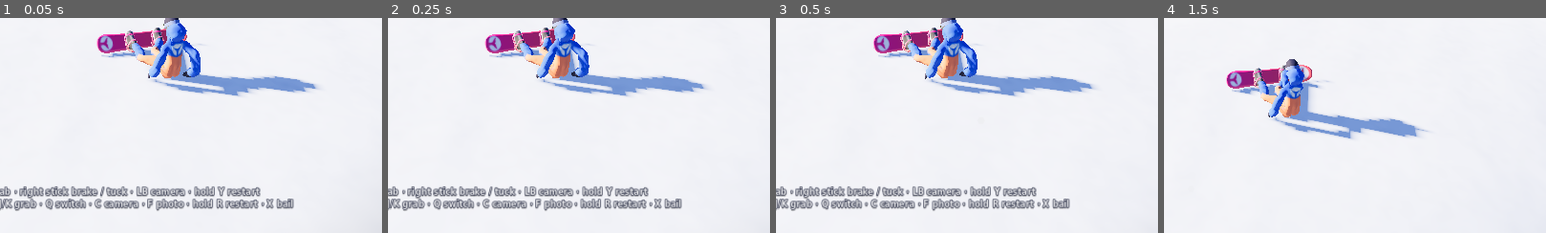
Above: before the commit, frames 1-4 (left to right).
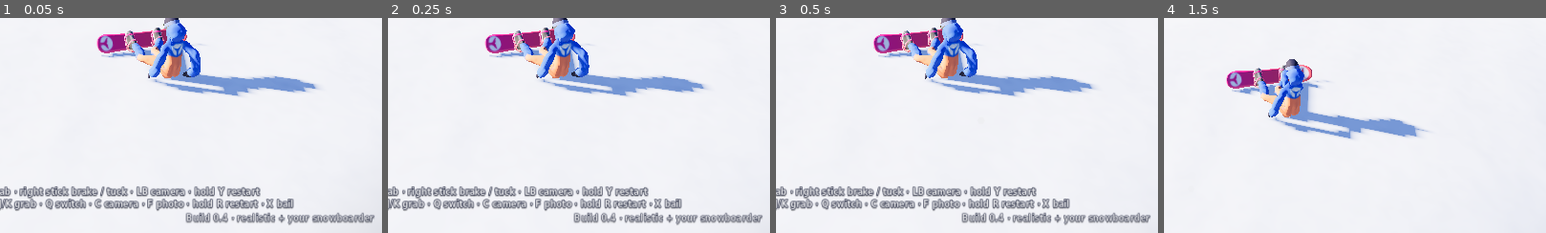
Above: after the commit, the same moments.

Repository: baughcooper2-alt/Tripnanza
Game: Godot game, scene res://scenes/main.tscn
The game is run twice, just before and just after one commit, with the same random seed, the same clock (stepped at 60 frames per second) and the same inputs.
Inputs (mouse positions are % of the whole screen's width and height, from its top left):
- Up to frame 1 (0.05 s): no input
- Up to frame 2 (0.25 s): no input
- Up to frame 3 (0.5 s): no input
- Up to frame 4 (1.5 s): click "START RUN" at 0.5 s; tap Enter (ride_again) at 1.25 s; move the mouse to (72, 45) at 1.27 s; hold K (grab_right) from 1.28 s (still down); hold X (bail) from 1.28 s (still down); click (72, 45) at 1.42 s
The pictures show only the part of the screen within x 50-100%, y 50-100%; the shares and areas given below are measured in that part.

The runs differ from the first frame. In frame 1, 1.7% of the frame differs, in the area x 48-98%, y 90-97%; in frame 2, 1.7%; in frame 3, 1.7%; in frame 4, nothing differs.

Commit message:
Show build label on the summit menu
Co-Authored-By: Claude Opus 5.5 <noreply@anthropic.com>
Claude-Session: https://claude.ai/code/session_01DdUZmH6awG3NLJ6CxKHS2j

Diff:
--- a/scripts/ui/game_ui.gd
+++ b/scripts/ui/game_ui.gd
@@ -8,6 +8,8 @@
 signal menu_pressed
 signal resume_pressed
 
+## Shown bottom-right on the summit menu so you can tell which version is running.
+const BUILD := "0.4 · realistic + your snowboarder"
 const WHITE := Color(1, 1, 1)
 const INK := Color(0.08, 0.1, 0.2)
 const ORANGE := Color(1.0, 0.42, 0.12)
@@ -151,6 +153,16 @@
 	col.add_child(_spacer(10))
 	best_label = _label("", 20, WHITE, 4)
 	col.add_child(best_label)
+	var build := _label("Build " + BUILD, 14, Color(1, 1, 1, 0.7), 3)
+	build.anchor_left = 1.0
+	build.anchor_right = 1.0
+	build.anchor_top = 1.0
+	build.anchor_bottom = 1.0
+	build.offset_left = -360
+	build.offset_right = -20
+	build.offset_top = -34
+	build.horizontal_alignment = HORIZONTAL_ALIGNMENT_RIGHT
+	menu.add_child(build)
 	var help := _label("Controller (Steep layout): left stick steer / flip / spin · RT jump · RT/LT grab · right stick bra …(210 unchanged characters)…
 	help.anchor_top = 1.0
 	help.anchor_bottom = 1.0
